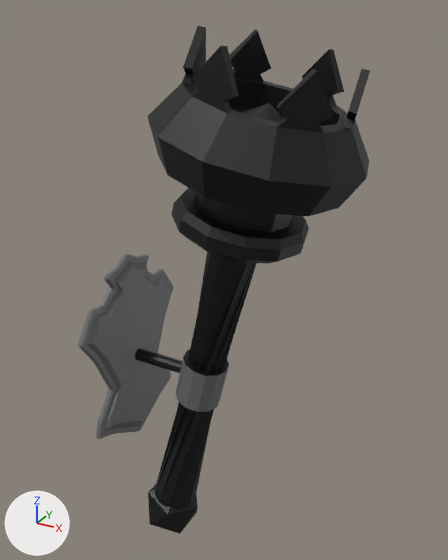
Before and after pictures for a commit that changed the FBX model God Damn Hell/Assets/Models/Level/Torch.fbx.
Before and after are seen from a camera (50 mm lens) standing at (0.765, -0.958, 0.704) and looking at (0.22, 0.034, 0.208). Lighting does not change. The marker at lower left points along +X, +Y and +Z. Where no turn or scale is listed for an object, it has been applied to the vertices.

Names of what the first picture shows: 'Torch'.
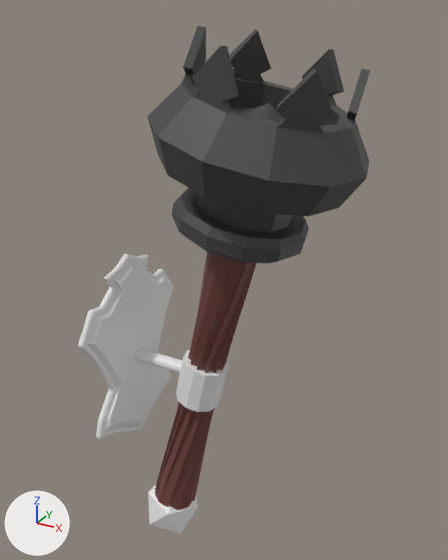
The newer file is also turned or shifted as a whole; pictures and numbers use the older file's frame.

Location of each change, (x1, y1, x2, y2) in pixels of the pictures (448 x 560 px):
part 1 of me_cylinder_001, recoloured (black to grey): (147, 26, 370, 264) in both
part 2 of me_cylinder_001, recoloured (black to grey): (148, 484, 198, 534) in both
part 3 of me_cylinder_001, recoloured (black to white): (135, 349, 229, 376) in both
part 4 of me_cylinder_001, recoloured (black to brown): (155, 252, 257, 510) in both
part 5 of me_cylinder_001, recoloured: (78, 254, 229, 439) in both

The change in detail:
Material 'Material.001' (mat_material_001) is new.
Its base color is (0.8, 0.8, 0.8) (white #e7e7e7).
Material 'Material' (mat_material) is new.
Its base color is (0.054, 0.054, 0.054) (black #424242).
Material 'Material.002' (mat_material_002) is new.
Its base color is (0.166, 0.0538, 0.047) (brown #71423d).
me_cylinder_001 has 524 vertices, 517 faces and spans x 0.0..0.497, y -0.194..0.192, z -0.463..0.677.
me_cylinder_001 is used by ob_torch; location (0.0, 0.0, 0.0).
me_cylinder_001 part 1: 246 of the faces centred in x 0.14..0.47, y -0.168..0.166, z 0.304..0.648 switch from mat_black (black #000000) to mat_material (black #424242).
me_cylinder_001 part 2: 20 of the faces centred in x 0.046..0.15, y -0.054..0.052, z -0.445..-0.344 switch from mat_black (black #000000) to mat_material_001 (white #e7e7e7).
me_cylinder_001 part 3: 8 of the faces centred in x 0.093..0.197, y -0.014..-0.001, z -0.061..0.034 switch from mat_black (black #000000) to mat_material_001 (white #e7e7e7).
me_cylinder_001 part 4: 25 of the faces centred in x 0.101..0.246, y -0.038..0.037, z -0.228..0.103 switch from mat_black (black #000000) to mat_material_002 (brown #71423d).
me_cylinder_001 part 5: all 213 faces that had it switch from mat_holder (dark grey #696969) to mat_material_001 (white #e7e7e7).
